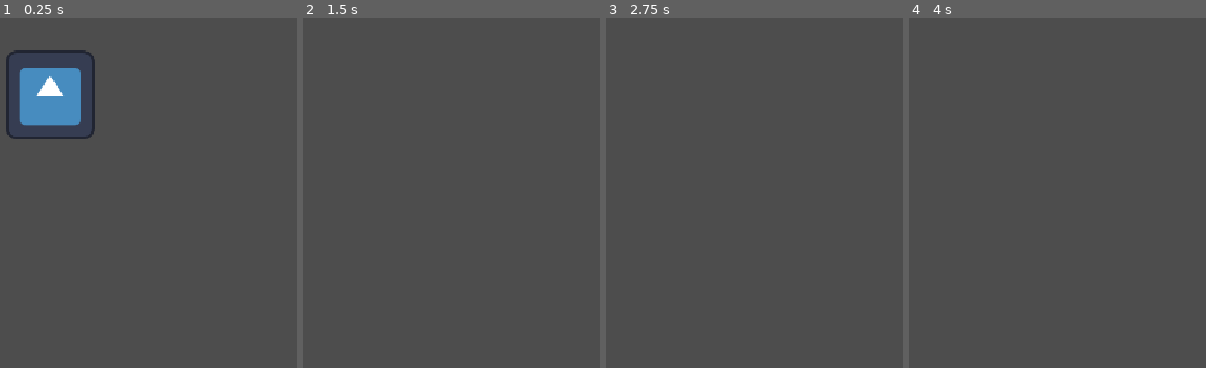
Above: before the commit, frames 1-4 (left to right).
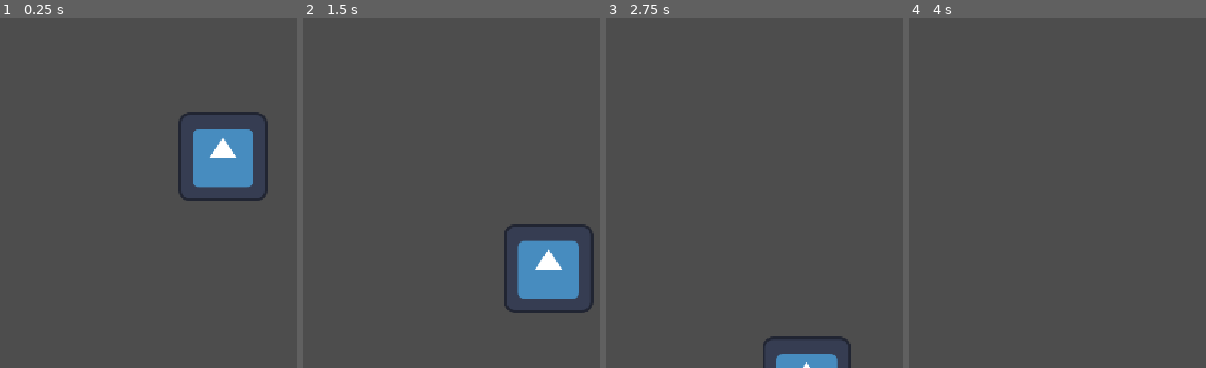
Above: after the commit, the same moments.

Repository: developer-ajay-ahirwar/Godot-Development
Game: Godot game, scene res://Scene/player.tscn
The game is run twice, just before and just after one commit, with the same random seed, the same clock (stepped at 60 frames per second) and the same inputs. The engine's default icon, where the game draws it, is replaced by a stand-in: a white triangle on a blue panel in a dark square.
Inputs:
- Up to frame 1 (0.25 s): no input
- Up to frame 2 (1.5 s): hold D (move_right) from 0.53 s (still down); tap Space (jump) at 0.77 s
- Up to frame 3 (2.75 s): tap Space (jump) at 1.52 s; release D (move_right) at 2.03 s; hold A (move_left) from 2.03 s (still down)
- Up to frame 4 (4 s): release A (move_left) at 2.78 s; hold D (move_right) from 2.78 s (still down); tap Space (jump) at 3.02, 3.77 s; tap Enter at 3.5 s

The runs differ from the first frame. In frame 1, 8.7% of the frame differs, in the area x 2-91%, y 9-53%; in frame 2, 4.6%; in frame 3, 1.4%; in frame 4, nothing differs.

Commit message:
camera2d added

Diff:
--- a/01-platformer-2d/Scene/game_play.tscn
+++ b/01-platformer-2d/Scene/game_play.tscn
@@ -58,5 +58,5 @@
 [node name="Player" type="Node2D" parent="." unique_id=1612755048]
 
 [node name="CharacterBody2D" parent="." unique_id=2026870308 instance=ExtResource("2_i83s2")]
-position = Vector2(128, -112)
+position = Vector2(416, 80)
 scale = Vector2(0.74, 0.74)
--- a/01-platformer-2d/Scene/player.tscn
+++ b/01-platformer-2d/Scene/player.tscn
@@ -10,11 +10,13 @@
 script = ExtResource("1_yx0hs")
 
 [node name="Sprite2D" type="Sprite2D" parent="." unique_id=938728434]
-position = Vector2(327, 215)
 texture = ExtResource("1_la1h0")
 
 [node name="CollisionShape2D" type="CollisionShape2D" parent="." unique_id=1139873513]
-position = Vector2(327.00003, 220)
 rotation = -6.2413006
 scale = Vector2(0.5975248, 0.6604546)
 shape = SubResource("CircleShape2D_rnpy5")
+
+[node name="Camera2D" type="Camera2D" parent="." unique_id=1657953105]
+position_smoothing_enabled = true
+position_smoothing_speed = 8.0
--- a/01-platformer-2d/project.godot
+++ b/01-platformer-2d/project.godot
@@ -19,6 +19,12 @@
 
 window/stretch/mode="canvas_items"
 window/stretch/aspect="expand"
+
+[file_customization]
+
+folder_colors={
+"res://Scripts/": "red"
+}
 
 [input]
 
